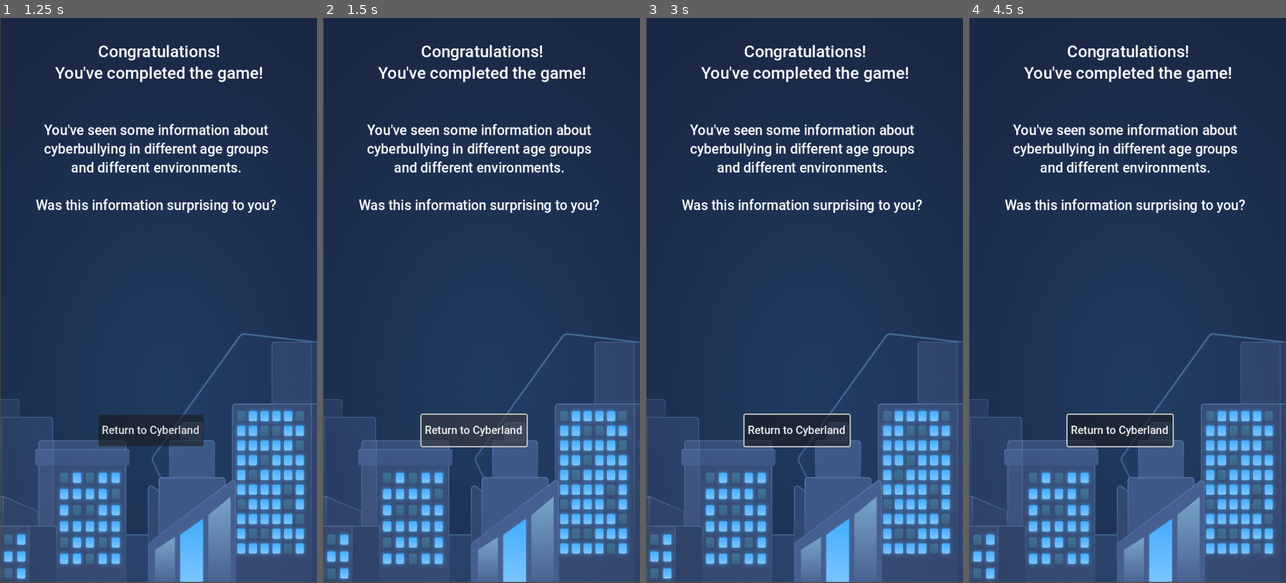
Above: before the commit, frames 1-4 (left to right).
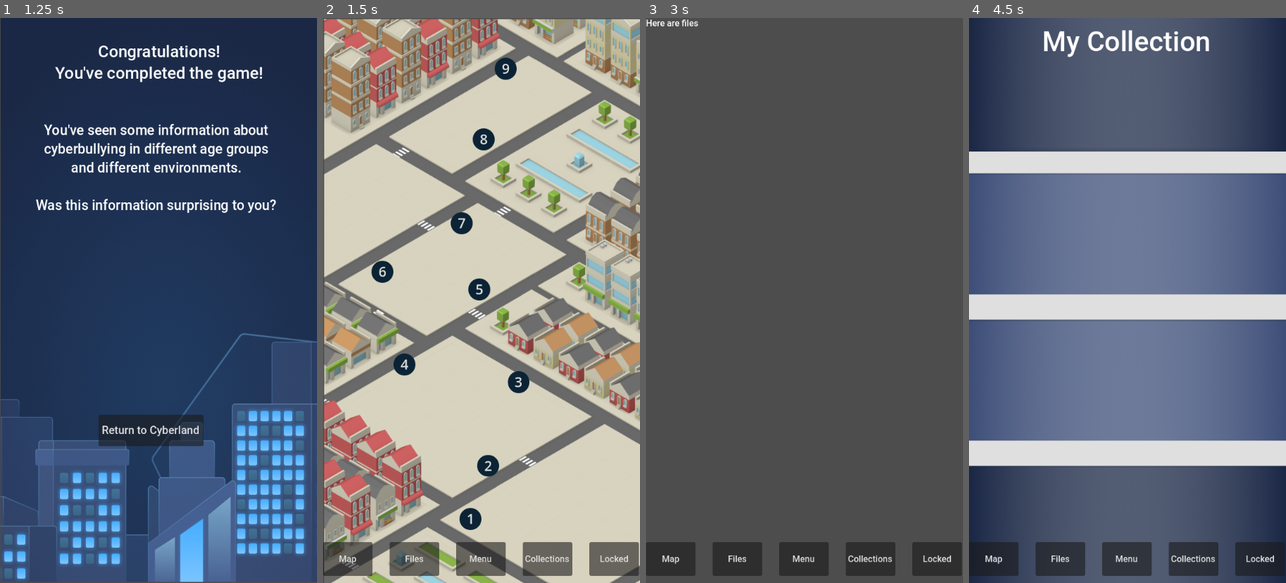
Above: after the commit, the same moments.

Repository: eyubious/cyberland-godot
Game: Godot game, scene res://Missions/mission_1/mission1_activity/task3_end.tscn
Same seed, same stepped clock (60 frames per second), same inputs: the game is played once before the commit and once after it. This scene is started directly instead of the project's main scene. Video files are missing from this copy of the repository; at most half a second of black plays in their place.
Inputs (mouse positions are in pixels of both pictures, inside the frame that each line leads up to):
- Up to frame 1 (1.25 s): tap Enter at 0.5 s; move the mouse to (228, 272) at 0.52 s; hold Shift from 0.53 s (still down); click (228, 272) at 0.67 s
- Up to frame 2 (1.5 s): release Shift at 1.25 s; click "Return to Cyberland" at 1.25 s
- Up to frame 3 (3 s): click (671, 560) at 2 s, where only the run after the commit has a clickable "Map"; click (737, 560) at 2.75 s, where only the run after the commit has a clickable "Files"
- Up to frame 4 (4.5 s): click (994, 560) at 3.5 s, where only the run after the commit has a clickable "Map"; click (1194, 560) at 4.25 s, where only the run after the commit has a clickable "Collections"

Frame 1 is identical in both runs. In frame 2, 99% of the frame differs, in the area x 0-100%, y 0-100%; in frame 3, 99%; in frame 4, 87%.
Error before the commit: Parse Error: Unexpected "Indent" in class body. (res://Missions/mission_1/mission1_activity/task3_end.gd:0)

Commit message:
error

Diff:
--- a/Missions/mission_1/mission1_activity/task3_end.gd
+++ b/Missions/mission_1/mission1_activity/task3_end.gd
@@ -1,4 +1,4 @@
- extends Node2D
+extends Node2D
 
 
 # Called when the node enters the scene tree for the first time.
